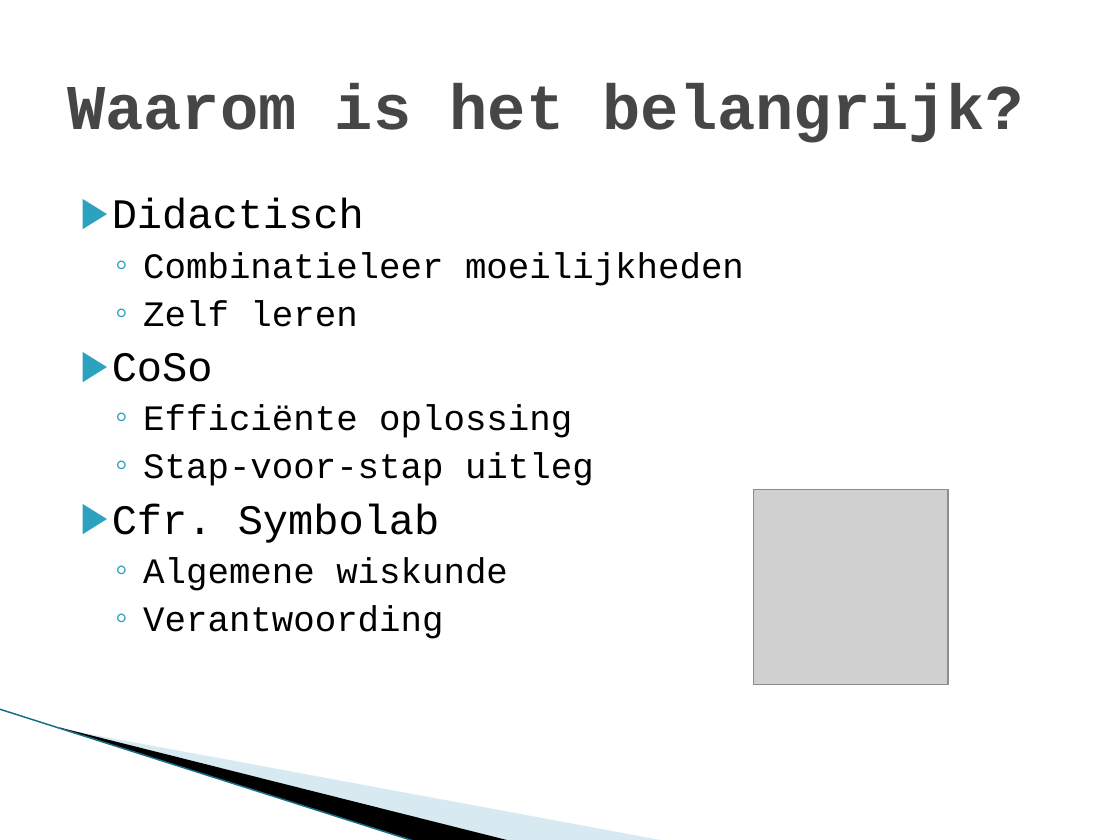
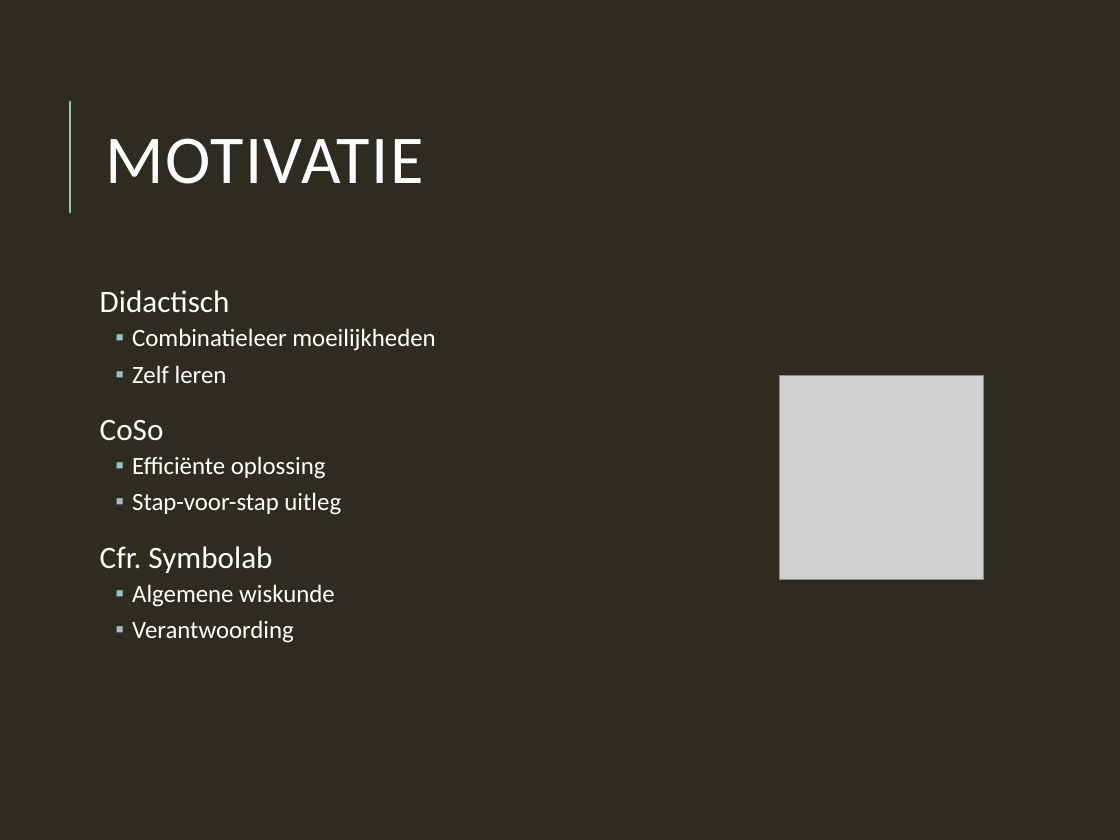
Before and after one commit to Mickaly13X/wv_project, a slide deck: slide 8 of Presentation III/Presentation III.pptx (slide 3 before the commit). Drawn at 1120x840 pixels with LibreOffice and Linux fonts; fonts in the diff are those of the drawing; grey boxes stand for pictures; background and template pictures are left out. Boxes give left, top, right and bottom in pixels: in the first picture for what was removed or moved away, otherwise in the second. Text is boxed around its words. In the diff, an @@ line names an element or a change of style, - is before the commit and + after.

```diff
--- a/Presentation III/Presentation III.pptx
+++ b/Presentation III/Presentation III.pptx
@@ background #FFFFFF to #2E2B21 @@
@@ line added from (69, 213) to (69, 101), #9CBEBD 1.5 pt @@
@@ title at (105, 138, 424, 184): text changed; size 41 to 44 pt; font Courier New to Calibri; text colour #464646 to #FFFFFF; bold off @@
-Waarom is het belangrijk?
+MOTIVATIE
@@ text "Didactisch": place and size @@
-text "Didactisch" at (112, 198, 744, 639)
+text "Didactisch" at (100, 290, 435, 643)
@@ text "Didactisch" at (100, 290, 435, 643): size 27 to 20 pt in "Didactisch", "CoSo", "Cfr. Symbolab"; font Courier New to Calibri, text colour #000000 to #FFFFFF; size 23 to 16 pt in "Combinatieleer moeilijkheden", "Zelf leren", "Efficiënte oplossing", "Stap-voor-stap uitleg" and 2 more places; bullet ▶ to none; line spacing 1 to 0.9; more space between paragraphs; bullet ◦ to ▪; bullet colour #2DA2BF to #9CBEBD @@
@@ picture: place and size @@
-picture at (754, 489, 949, 684)
+picture at (780, 376, 983, 580)
@@ line removed from (0, 709) to (416, 840) @@
@@ freeform shape removed at (59, 727, 512, 840) @@
@@ freeform shape removed at (62, 728, 666, 840) @@
```
Also in this commit, not shown: 4 other slides changed, 17 slides added, 3 slides removed, 3 other files.
